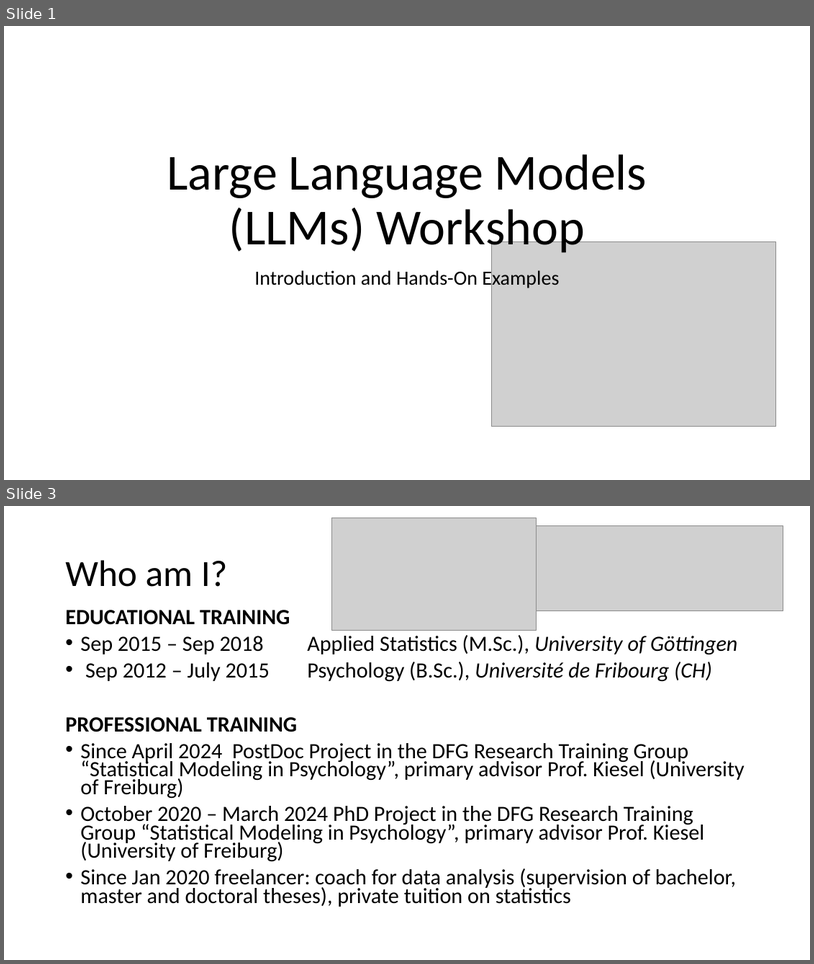
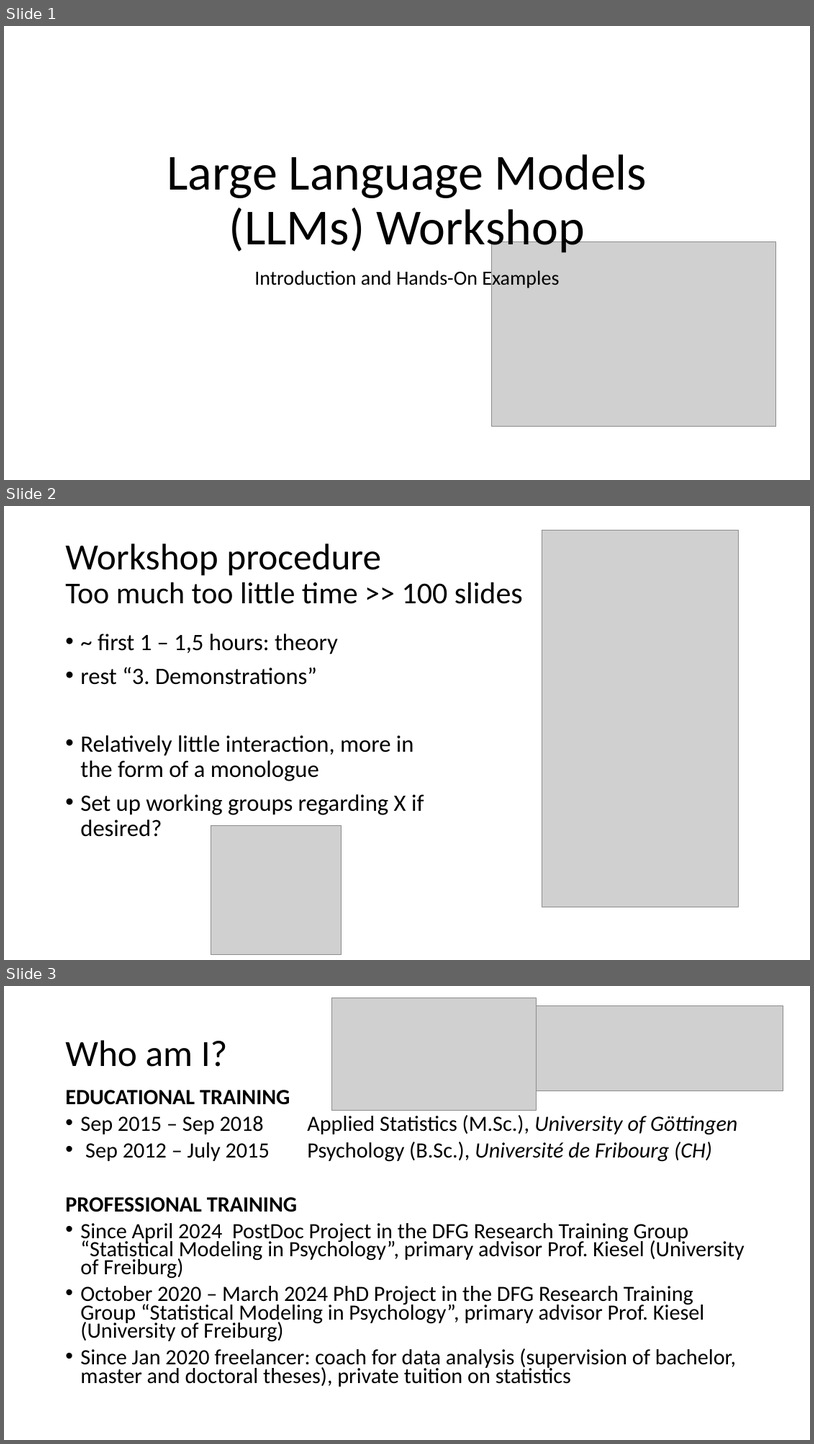
Before and after one commit to FennStatistics/introductory-workshop-in-LLMs, a slide deck: welcome slides.pptx. Shown one above the other, each under a label of ours: slides 1 and 3 before the commit, slides 1, 2 and 3 after it; the slides between them are not shown. The pictures are 814x964 and 814x1444 pixels, drawn with LibreOffice and Linux fonts; fonts in the diff are those of the drawing; grey boxes stand for pictures. Boxes give left, top, right and bottom in pixels: in the first picture for what was removed or moved away, otherwise in the second. Text is boxed around its words. In the diff, an @@ line names an element or a change of style, - is before the commit and + after.

```diff
--- a/welcome slides.pptx
+++ b/welcome slides.pptx
@@ slide 2 added at <box>4,506,810,960</box>, background #FFFFFF @@
@@ title added at <box>65,543,523,604</box>, 36 pt, text #000000 @@
+Workshop procedure
+Too much too little time >> 100 slides
@@ picture added at <box>543,530,739,907</box> @@
@@ text added at <box>80,633,424,836</box>, 28 pt, text #000000 @@
+• ~ first 1 – 1,5 hours: theory
+• rest “3. Demonstrations”
+• Relatively little interaction, more in the form of a monologue
+• Set up working groups regarding X if desired?
@@ picture added at <box>211,826,342,955</box> @@
```
Also in this commit, not shown: 1 slide changed, 1 other slide added, 2 slides removed, 11 other files.
